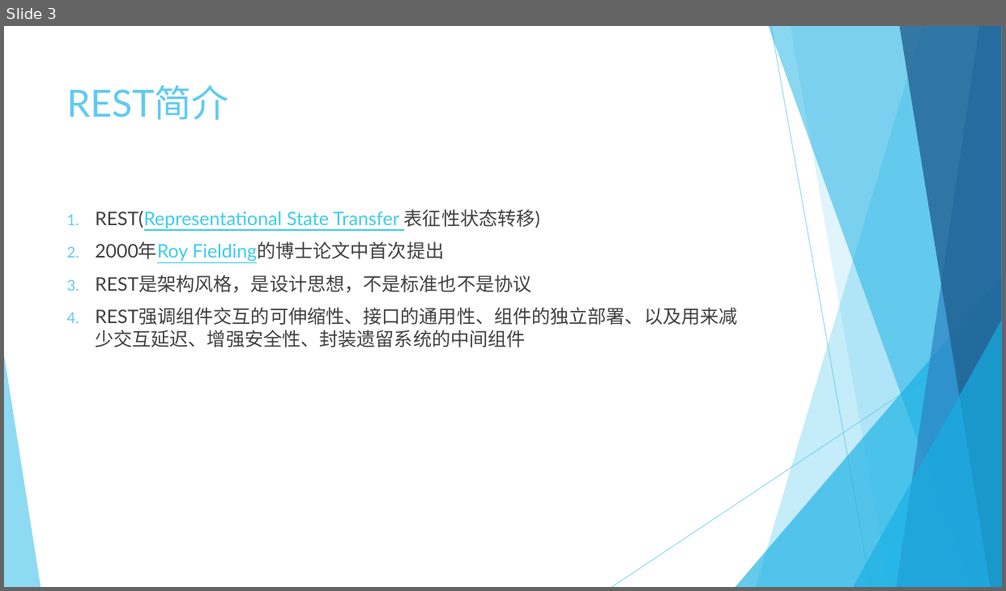
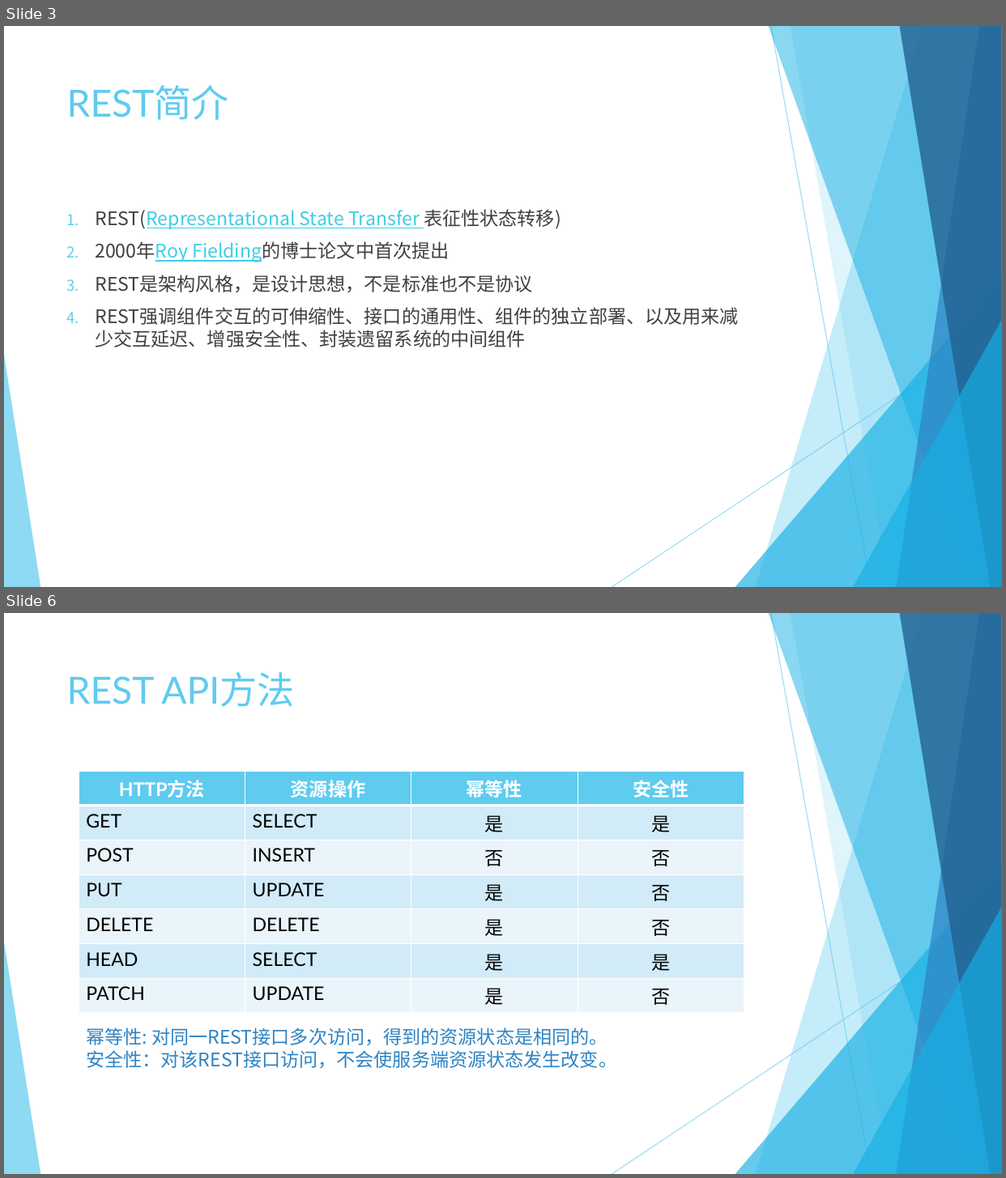
Before and after one commit to Crab2died/micro-boot, a slide deck: rest-api/RESTful.pptx. Shown one above the other, each under a label of ours: slide 3 before the commit, slides 3 and 6 after it; the slides between them are not shown. The pictures are 1006x591 and 1006x1178 pixels, drawn with LibreOffice and Linux fonts; fonts in the diff are those of the drawing. Boxes give left, top, right and bottom in pixels: in the first picture for what was removed or moved away, otherwise in the second. Text is boxed around its words. In the diff, an @@ line names an element or a change of style, - is before the commit and + after.

```diff
--- a/rest-api/RESTful.pptx
+++ b/rest-api/RESTful.pptx
@@ slide 6 added at box(4, 613, 1002, 1174), background #FFFFFF; not listed: 10 template elements that a slide beside it also shows @@
@@ title added at box(67, 672, 294, 707), 36 pt, text #5FCBEF @@
+REST API方法
@@ table added at box(79, 771, 744, 1008), 7 rows, 4 columns @@
+HTTP方法 | 资源操作 | 幂等性 | 安全性
+GET | SELECT | 是 | 是
+POST | INSERT | 否 | 否
+PUT | UPDATE | 是 | 否
+DELETE | DELETE | 是 | 否
+HEAD | SELECT | 是 | 是
+PATCH | UPDATE | 是 | 否
@@ text added at box(86, 1028, 617, 1069), 18 pt, text #2E83C3 @@
+幂等性: 对同一REST接口多次访问，得到的资源状态是相同的。
+安全性：对该REST接口访问，不会使服务端资源状态发生改变。
@@ slide 3 changed as well @@
@@ text "REST(Representational State Transfer 表征性状态转移)" at box(95, 209, 739, 348): font Lato to Noto Sans CJK SC @@
```
Also in this commit, not shown: 5 other slides changed, 8 other slides added, 1 slide removed.
